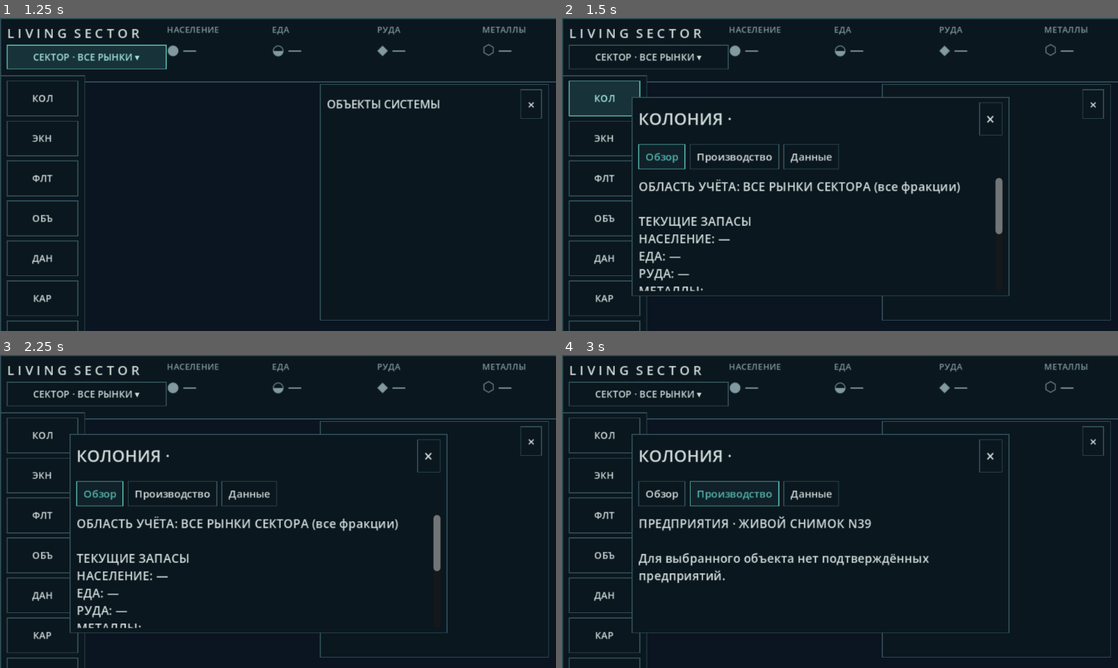
Above: before the commit, frames 1-4 (two rows, left to right).
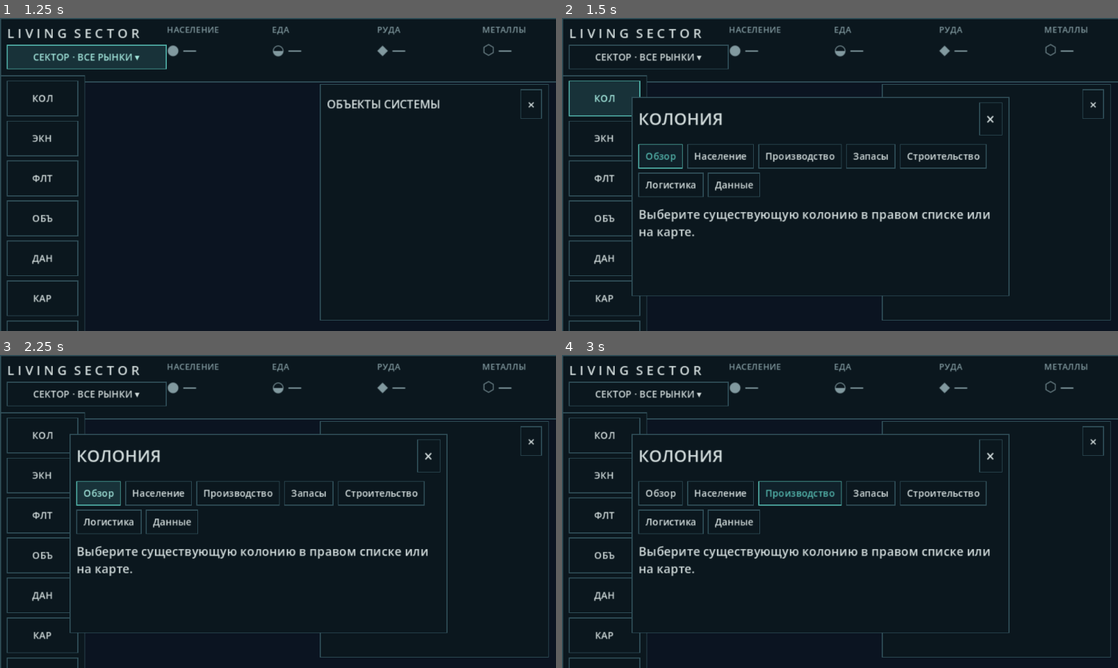
Above: after the commit, the same moments.

Repository: Mefits/Living-Sector
Game: Godot game, scene res://scenes/main.tscn
The game is run twice, just before and just after one commit, with the same random seed, the same clock (stepped at 60 frames per second) and the same inputs.
Inputs:
- Up to frame 1 (1.25 s): click "СЕКТОР · ВСЕ РЫНКИ ▾" at 0.5 s
- Up to frame 2 (1.5 s): click "КОЛ" at 1.25 s
- Up to frame 3 (2.25 s): click "Обзор" at 2 s
- Up to frame 4 (3 s): click "Производство" at 2.75 s

Frame 1 is identical in both runs. In frame 2, 4.5% of the frame differs, in the area x 13-80%, y 31-88%; in frame 3, 4.5%; in frame 4, 4.5%.

Commit message:
Expose source-backed colony population, facility, construction, market stock and logistics workspaces

Diff:
--- a/godot/scripts/view/strategy_ui.gd
+++ b/godot/scripts/view/strategy_ui.gd
@@ -530,69 +530,334 @@
     _outliner_list.add_child(_label("Источник: действующий World / N39", 10, MUTED))
 
 func _tabs_for_mode() -> Array[String]:
-    if _window_mode in ["colony", "facility"]:
-        return ["Обзор", "Производство", "Данные"]
-    if _window_mode == "economy":
-        return ["Запасы", "Производство", "Данные"]
-    return ["Обзор", "Данные"]
+    match _window_mode:
+        "colony":
+            return ["Обзор", "Население", "Производство",
+                "Запасы", "Строительство", "Логистика", "Данные"]
+        "facility":
+            return ["Обзор", "Производство", "Склад", "Данные"]
+        "economy":
+            return ["Запасы", "Производство", "Сигналы", "Данные"]
+        "fleet":
+            return ["Корабли", "Грузы", "Данные"]
+        "ship":
+            return ["Обзор", "Груз", "Данные"]
+        _:
+            return ["Данные"]
 
 func _switch_tab(name: String) -> void:
+    if _tab == name:
+        return
     _tab = name
     _update_window()
 
+func _render_cards(cards: Array) -> void:
+    if _window_cards == null:
+        return
+    var signature: String = JSON.stringify(cards)
+    if signature == _cards_signature:
+        return
+    _cards_signature = signature
+    for child in _window_cards.get_children():
+        _window_cards.remove_child(child)
+        child.queue_free()
+    _window_cards.visible = not cards.is_empty()
+    for card in cards:
+        if not (card is Dictionary):
+            continue
+        var panel := _panel()
+        panel.add_theme_stylebox_override("panel", _style(BG2, LINE))
+        panel.size_flags_horizontal = Control.SIZE_EXPAND_FILL
+        _window_cards.add_child(panel)
+        var content := VBoxContainer.new()
+        content.add_theme_constant_override("separation", 3)
+        panel.add_child(content)
+        content.add_child(_label(str(card.get("label", "")), 11, MUTED))
+        content.add_child(_label(str(card.get("value", "—")), 19, TEXT))
+        var note: String = str(card.get("note", ""))
+        if not note.is_empty():
+            content.add_child(_label(note, 10, AMBER))
+
 func _update_window() -> void:
     if _window == null or not _window.visible:
         return
-    var title: String = {
+    var title: String = str({
         "colony":"КОЛОНИЯ", "economy":"ЭКОНОМИКА",
         "fleet":"ФЛОТ И ЛОГИСТИКА", "facility":"ПРЕДПРИЯТИЕ",
-        "ship":"КОРАБЛЬ", "technical":"ДАННЫЕ N39"
-    }.get(_window_mode, "ОБЗОР")
-    _window_title.text = title + ((" · " + _body) if _window_mode == "colony" else "")
+        "ship":"КОРАБЛЬ", "technical":"ТЕХНИЧЕСКИЕ ДАННЫЕ N39"
+    }.get(_window_mode, "ОБЗОР"))
+    var selected_body: String = _effective_body()
+    if _window_mode == "colony" and not selected_body.is_empty():
+        title += " · " + _body_name(selected_body)
+    _window_title.text = title
     var tabs: Array[String] = _tabs_for_mode()
-    for child in _window_tabs.get_children():
-        _window_tabs.remove_child(child)
-        child.queue_free()
-    for name in tabs:
-        var btn := _button(name, _switch_tab.bind(name))
-        if name == _tab:
-            btn.add_theme_stylebox_override("normal", _style(BG2, TEAL))
-            btn.add_theme_color_override("font_color", TEAL)
-        _window_tabs.add_child(btn)
+    if not _tab in tabs:
+        _tab = tabs[0]
+    var signature: String = _window_mode + "|" + _tab
+    if signature != _tabs_signature:
+        _tabs_signature = signature
+        for child in _window_tabs.get_children():
+            _window_tabs.remove_child(child)
+            child.queue_free()
+        for name in tabs:
+            var btn := _button(name, _switch_tab.bind(name), 11)
+            if name == _tab:
+                btn.add_theme_stylebox_override("normal", _style(BG2, TEAL))
+                btn.add_theme_color_override("font_color", TEAL)
+            _window_tabs.add_child(btn)
+    var lines: Array[String] = []
+    var projection: Dictionary = {}
+    var use_cards: bool = _tab == "Обзор" and _window_mode in [
+        "colony", "facility", "ship"]
+    if use_cards:
+        projection = ContextData.build(_world, selected_body, _facility,
+            _ship, _economy)
+        _render_cards(projection.get("cards", []))
+    else:
+        _render_cards([])
     if _tab == "Данные" or _window_mode == "technical":
-        _window_text.text = _diagnostic_text if not _diagnostic_text.is_empty() else _status_text
-    elif _window_mode == "fleet" or _window_mode == "ship":
-        var lines: Array[String] = ["РЕАЛЬНЫЕ КОРАБЛИ В СНИМКЕ"]
-        var ships: Variant = _economy.get("ships", {})
-        if ships is Dictionary:
-            for id in ships:
-                var ship: Variant = ships[id]
-                if ship is Dictionary and (_window_mode == "fleet" or str(id) == _ship):
-                    lines.append("%s · %s · груз: %s" % [
-                        str(ship.get("name", id)),
-                        str(ship.get("location", "—")),
-                        str(ship.get("cargo", "—"))])
-        _window_text.text = "\n\n".join(lines)
-    elif _tab == "Производство" or _window_mode == "facility":
-        _window_text.text = _production_text()
+        lines.append(_diagnostic_text if not _diagnostic_text.is_empty()
+            else _status_text)
+    elif _window_mode == "colony":
+        lines.append(_colony_window_text(selected_body, projection))
+    elif _window_mode == "facility":
+        lines.append(_facility_window_text(projection))
+    elif _window_mode == "ship":
+        lines.append(_ship_window_text(projection))
+    elif _window_mode == "fleet":
+        lines.append(_ships_text(false, _tab == "Грузы"))
+    elif _window_mode == "economy":
+        match _tab:
+            "Производство":
+                lines.append(_production_text())
+            "Сигналы":
+                lines.append(_facility_signals())
+            _:
+                lines.append(_stocks_text(false))
     else:
-        var projection: Dictionary = _quantities()
-        var quantities: Dictionary = projection["values"]
-        var present: Dictionary = projection["present"]
-        var lines: Array[String] = [
-            "ОБЛАСТЬ УЧЁТА: " + ("КОЛОНИЯ " + _body if _mode == "colony"
-                else "ВСЕ РЫНКИ СЕКТОРА (все фракции)"),
-            "", "ТЕКУЩИЕ ЗАПАСЫ"
-        ]
-        for item in METRICS:
-            var key: String = str(item["key"])
-            lines.append("%s: %s" % [str(item["label"]),
-                str(roundi(float(quantities.get(key, 0.0))))
-                if present.has(key) else "—"])
+        lines.append("Информация недоступна")
+    var new_text: String = "\n".join(lines)
+    if _window_text.text != new_text:
+        _window_text.text = new_text
+
+func _colony_window_text(body_id: String,
+        projection: Dictionary) -> String:
+    if body_id.is_empty():
+        return "Выберите существующую колонию в правом списке или на карте."
+    var quick: Dictionary = QuickData.project(_world, body_id, _economy)
+    if not bool(quick.get("visible", false)):
+        return "На этом небесном теле нет подтверждённого поселения N39."
+    match _tab:
+        "Обзор":
+            var lines: Array[String] = [
+                str(projection.get("subtitle", "Обзор колонии"))]
+            for item in projection.get("lines", []):
+                lines.append(str(item))
+            lines.append("")
+            lines.append("Данные колонии — реальные рынки и население N39.")
+            lines.append("Построек без фактических площадок не показываем.")
+            return "\n".join(lines)
+        "Население":
+            return _population_text(body_id)
+        "Производство":
+            return _production_text()
+        "Запасы":
+            return _stocks_text(true)
+        "Строительство":
+            return _construction_text(body_id)
+        "Логистика":
+            return _ships_text(true, false)
+    return "—"
+
+func _population_text(body_id: String) -> String:
+    var lines: Array[String] = ["НАСЕЛЕНИЕ · " + _body_name(body_id), ""]
+    var locations: Dictionary = _locations_for_body(body_id)
+    var population: Variant = _economy.get("populations", {})
+    var matched: int = 0
+    var total: int = 0
+    if population is Dictionary:
+        for item in population.values():
+            if not (item is Dictionary) or not locations.has(
+                    str(item.get("location", ""))):
+                continue
+            matched += 1
+            var count: int = int(item.get("count", 0))
+            total += count
+            lines.append("%s · жители: %d" % [
+                str(item.get("location", "—")), count])
+    if matched > 0:
+        lines.push_front("ВСЕГО ЖИТЕЛЕЙ: %d" % total)
+    else:
+        lines.append("Подтверждённое население в снимке отсутствует: —")
+    return "\n".join(lines)
+
+func _locations_for_body(body_id: String) -> Dictionary:
+    var locations: Dictionary = {}
+    for item in _world.get("facilities", []):
+        if item is Dictionary and str(item.get("body", "")) == body_id:
+            locations[str(item.get("location", ""))] = true
+    return locations
+
+func _stocks_text(colony_only: bool) -> String:
+    var scope: String = "КОЛОНИЯ · " + _body_name(_effective_body())
+    if not colony_only:
+        scope = "ВСЕ РЫНКИ СЕКТОРА · ВСЕ ФРАКЦИИ"
+    var lines: Array[String] = ["СКЛАДСКИЕ ЗАПАСЫ", scope,
+        "Только подтверждённые товары markets.supply, не производство за тик.", ""]
+    var markets: Variant = _economy.get("markets", {})
+    var locations: Dictionary = _locations_for_body(_effective_body())
+    var totals: Dictionary = {}
+    if markets is Dictionary:
+        for location in markets:
+            if colony_only and not locations.has(str(location)):
+                continue
+            var market: Variant = markets[location]
+            if not (market is Dictionary):
+                continue
+            var stock: Variant = market.get("supply", {})
+            if not (stock is Dictionary):
+                continue
+            for commodity in stock:
+                var key: String = str(commodity)
+                totals[key] = float(totals.get(key, 0.0)) + float(
+                    stock[commodity])
+    var names: Array = totals.keys()
+    names.sort()
+    if names.is_empty():
+        lines.append("Запасы в текущем снимке не представлены: —")
+    else:
+        for name in names:
+            lines.append("%s  ·  %s ед." % [
+                str(name), str(snappedf(float(totals[name]), 0.01))])
+    return "\n".join(lines)
+
+func _construction_text(body_id: String) -> String:
+    var lines: Array[String] = [
+        "СТРОИТЕЛЬСТВО · " + _body_name(body_id), ""]
+    var locations: Dictionary = _locations_for_body(body_id)
+    var sites: Variant = _economy.get("construction_sites", null)
+    if not (sites is Dictionary):
+        lines.append("Данные о реальных стройплощадках пока недоступны.")
+        return "\n".join(lines)
+    var pending: int = 0
+    for id in sites:
+        var row: Variant = sites[id]
+        if not (row is Dictionary) or bool(row.get("completed", false)):
+            continue
+        var location: String = str(row.get("location_name",
+            row.get("location", "")))
+        if not locations.has(location):
+            continue
+        pending += 1
+        lines.append("◈ %s" % str(id))
+        lines.append("    Локация: " + location)
+        if row.has("progress"):
+            lines.append("    Прогресс: " + str(row["progress"]))
         lines.append("")
-        lines.append("Показаны только подтверждённые рыночные запасы и население.")
-        lines.append("Скорости производства и прогнозы здесь не выдумываются.")
-        _window_text.text = "\n".join(lines)
+    if pending == 0:
+        lines.append("Активных физических стройплощадок: 0")
+    lines.append("Намерения ИИ без реальной площадки не считаются стройкой.")
+    return "\n".join(lines)
+
+func _facility_window_text(projection: Dictionary) -> String:
+    if _facility.is_empty():
+        return "Выберите предприятие на карте или в списке объектов."
+    var lines: Array[String] = []
+    if _tab == "Склад":
+        var live: Variant = _economy.get("facilities", {})
+        if live is Dictionary and live.get(_facility) is Dictionary:
+            var facility: Dictionary = live[_facility]
+            var goods: Variant = facility.get("module_stock", {})
+            if goods is Dictionary:
+                var stock: Variant = goods.get("stock", {})
+                if stock is Dictionary:
+                    for commodity in stock:
+                        lines.append("%s: %s ед." % [
+                            str(commodity), str(stock[commodity])])
+        if lines.is_empty():
+            lines.append("Подтверждённых локальных запасов нет: —")
+    elif _tab == "Производство":
+        return _production_text()
+    else:
+        lines.append(str(projection.get("subtitle", "")))
+        for item in projection.get("lines", []):
+            lines.append(str(item))
+    return "\n".join(lines)
+
+func _ship_window_text(projection: Dictionary) -> String:
+    if _ship.is_empty():
+        return "Выберите корабль на карте или в списке."
+    if _tab == "Груз":
+        var fleet: Variant = _economy.get("ships", {})
+        if fleet is Dictionary and fleet.get(_ship) is Dictionary:
+            var vessel: Dictionary = fleet[_ship]
+            var cargo: Variant = vessel.get("cargo", {})
+            if cargo is Dictionary:
+                var lines: Array[String] = ["ПОДТВЕРЖДЁННЫЙ ГРУЗ", ""]
+                for kind in cargo:
+                    lines.append("%s: %s ед." % [
+                        str(kind), str(cargo[kind])])
+                return "\n".join(lines)
+        return "Нет доступных данных о грузе: —"
+    var lines: Array[String] = [str(projection.get("subtitle", ""))]
+    for item in projection.get("lines", []):
+        lines.append(str(item))
+    return "\n".join(lines)
+
+func _ships_text(colony_only: bool, cargo_only: bool) -> String:
+    var lines: Array[String] = [
+        "КОРАБЛИ · ОДИН ЖИВОЙ СНИМОК N39", ""]
+    var fleet: Variant = _economy.get("ships", null)
+    if not (fleet is Dictionary):
+        return "Флот в текущем снимке ещё недоступен: —"
+    var count: int = 0
+    var locations: Dictionary = _locations_for_body(_effective_body())
+    for ship_id in fleet:
+        var row: Variant = fleet[ship_id]
+        if not (row is Dictionary):
+            continue
+        if colony_only and not locations.has(str(row.get("location", ""))):
+            continue
+        var name: String = str(row.get("name", ship_id))
+        var cargo: Variant = row.get("cargo", {})
+        if cargo_only:
+            lines.append("%s · груз: %s" % [name, str(cargo)])
+        else:
+            lines.append("%s · %s" % [name,
+                str(row.get("location", "—"))])
+        count += 1
+        if count >= 40:
+            lines.append("Показаны первые 40 кораблей; остальное — в N39.")
+            break
+    if count == 0:
+        lines.append("В этом представлении корабли не найдены.")
+    if colony_only:
+        lines.append("Список по текущей локации, не прогноз доставки.")
+    return "\n".join(lines)
+
+func _facility_signals() -> String:
+    var lines: Array[String] = [
+        "ПРОВЕРЕННЫЕ СИГНАЛЫ · ИЗНОС / ЗАБРОШЕННОСТЬ", ""]
+    var live: Variant = _economy.get("facilities", {})
+    var found: int = 0
+    if live is Dictionary:
+        for id in live:
+            var row: Variant = live[id]
+            if not (row is Dictionary):
+                continue
+            var abandoned: bool = bool(row.get("abandoned", false))
+            var damaged: bool = row.has("condition") and (
+                float(row["condition"]) < 0.8)
+            if not abandoned and not damaged:
+                continue
+            found += 1
+            lines.append("%s · %s" % [str(id),
+                "Заброшено" if abandoned else "Износ"])
+    if found == 0:
+        lines.append("Сигналов по известным состояниям не обнаружено.")
+    lines.append("")
+    lines.append("Причины дефицита отдельно не вычисляются без N39 данных.")
+    return "\n".join(lines)
 
 func _production_text() -> String:
     var lines: Array[String] = ["ПРЕДПРИЯТИЯ · ЖИВОЙ СНИМОК N39", ""]
@@ -607,9 +872,9 @@
             continue
         found = true
         var id: String = str(facility.get("id", ""))
-        lines.append(str(facility.get("name", id)))
+        lines.append(FacilityNames.display_name(facility))
         lines.append("  Тип: %s · владелец: %s" % [
-            str(facility.get("type", "—")),
+            FacilityNames.type_name(str(facility.get("type", "—"))),
             str(facility.get("faction_id", "—"))])
         if live is Dictionary and live.get(id) is Dictionary:
             var row: Dictionary = live[id]
